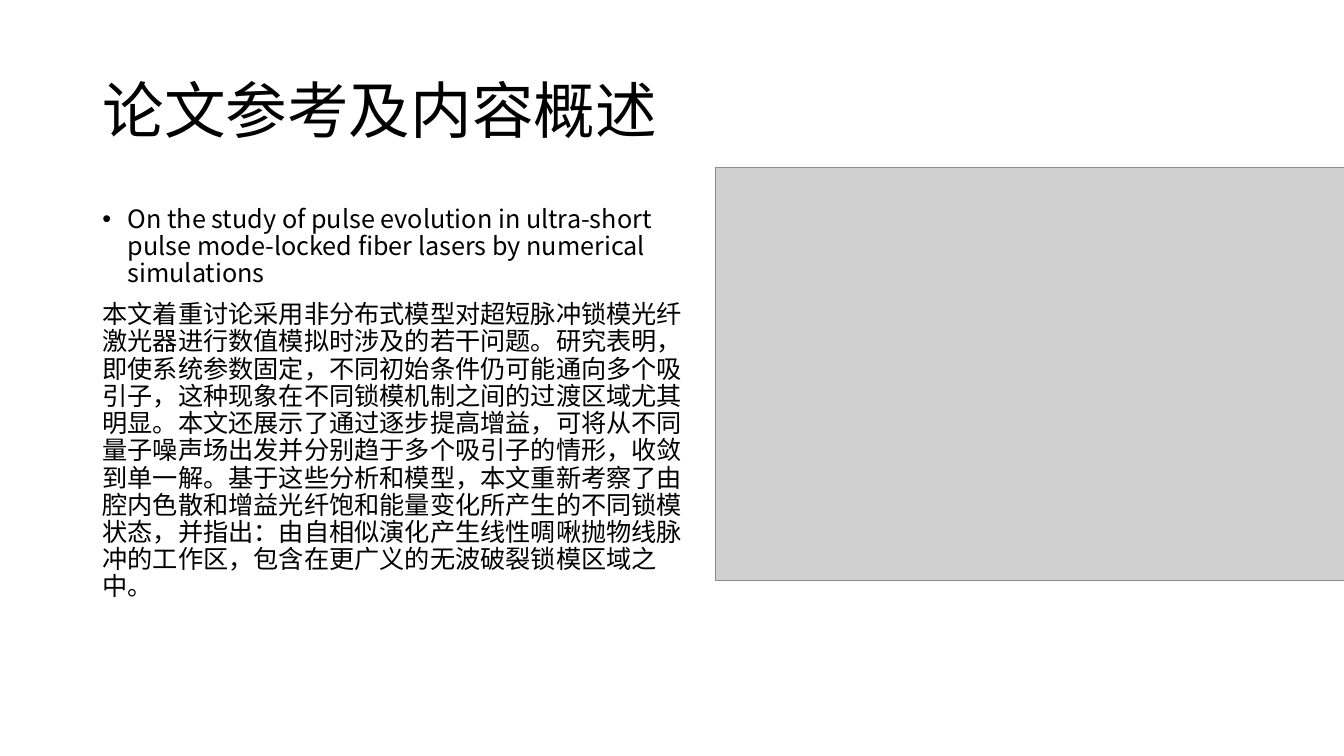
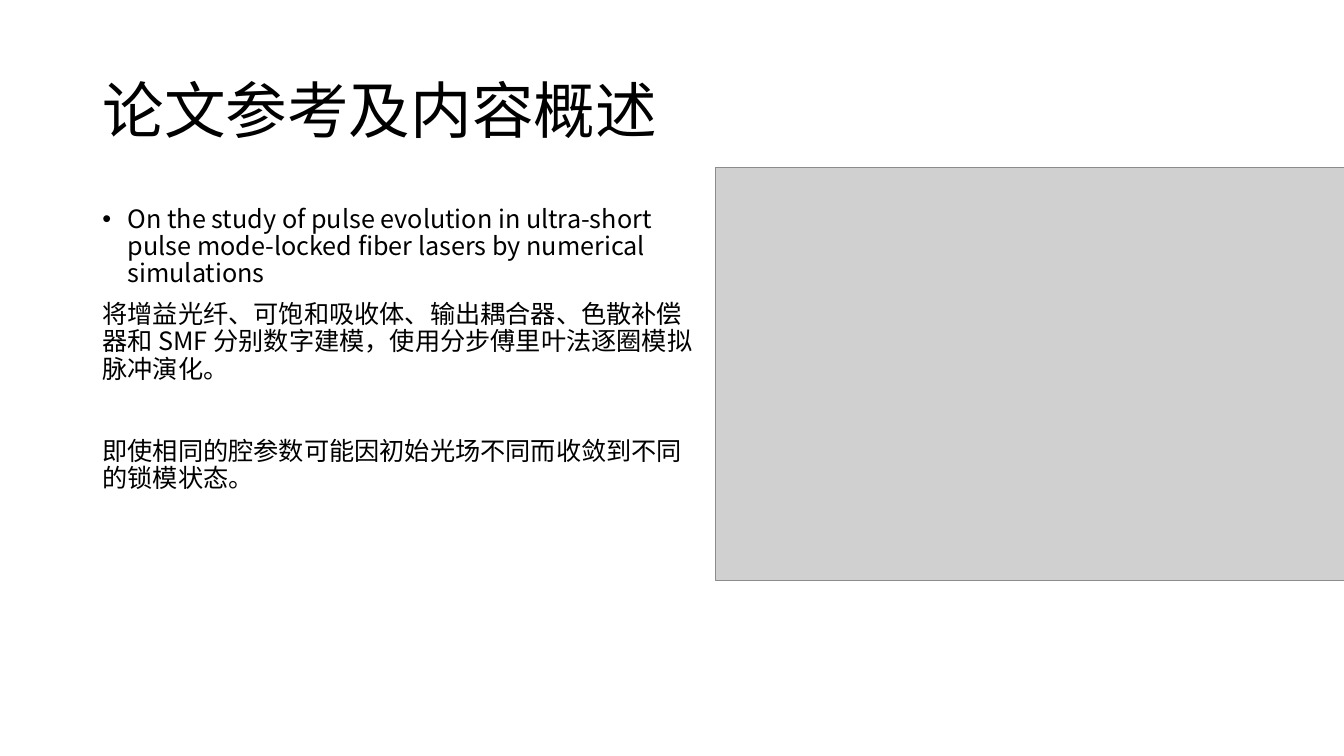
Before and after one commit to Wu-yu-meng/optics-learning, a slide deck: slide 12 of 项目内容/第二次组会报告/第二次组会.pptx. Drawn at 1344x756 pixels with LibreOffice and Linux fonts; fonts in the diff are those of the drawing; grey boxes stand for pictures. Boxes give left, top, right and bottom in pixels: in the first picture for what was removed or moved away, otherwise in the second. Text is boxed around its words. In the diff, an @@ line names an element or a change of style, - is before the commit and + after.

Commit message:
perf(第二次阻比会PPT):优化了其中论文的表述

```diff
--- a/项目内容/第二次组会报告/第二次组会.pptx
+++ b/项目内容/第二次组会报告/第二次组会.pptx
@@ text at [102,301,693,489]: text changed @@
-本文着重讨论采用非分布式模型对超短脉冲锁模光纤激光器进行数值模拟时涉及的若干问题。研究表明，即使系统参数固定，不同初始条件仍可能通向多个吸引子，这种现象在不同锁模机制之间的过渡区域尤其明显。本文还展示了通过逐步提高增益，可将从不同量子噪声场出发并分别趋于多个吸引子的情形，收敛到单一解。基于这些分析和模型，本文重新考察了由腔内色散和增益光纤饱和能量变化所产生的不同锁模状态，并指出：由自相似演化产生线性啁啾抛物线脉冲的工作区，包含在更广义的无波破裂锁模区域之中。
+将增益光纤、可饱和吸收体、输出耦合器、色散补偿器和 SMF 分别数字建模，使用分步傅里叶法逐圈模拟脉冲演化。
+即使相同的腔参数可能因初始光场不同而收敛到不同的锁模状态。
```
Also in this commit, not shown: 4 other slides changed, 1 other file.
